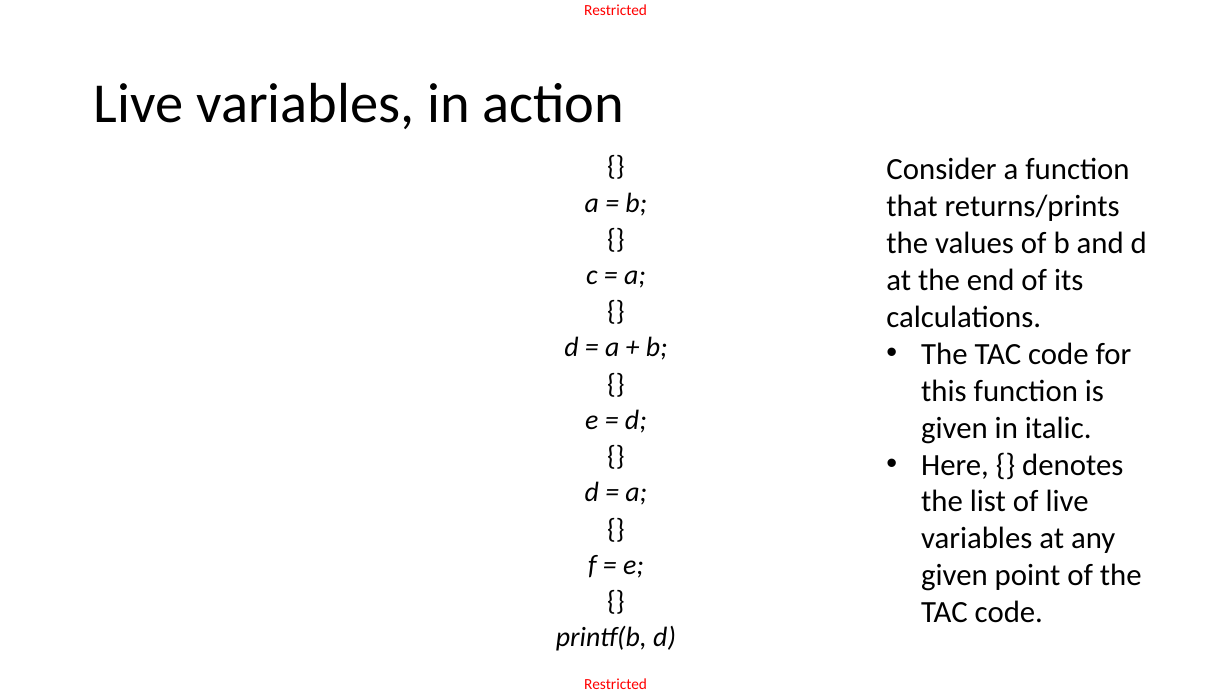
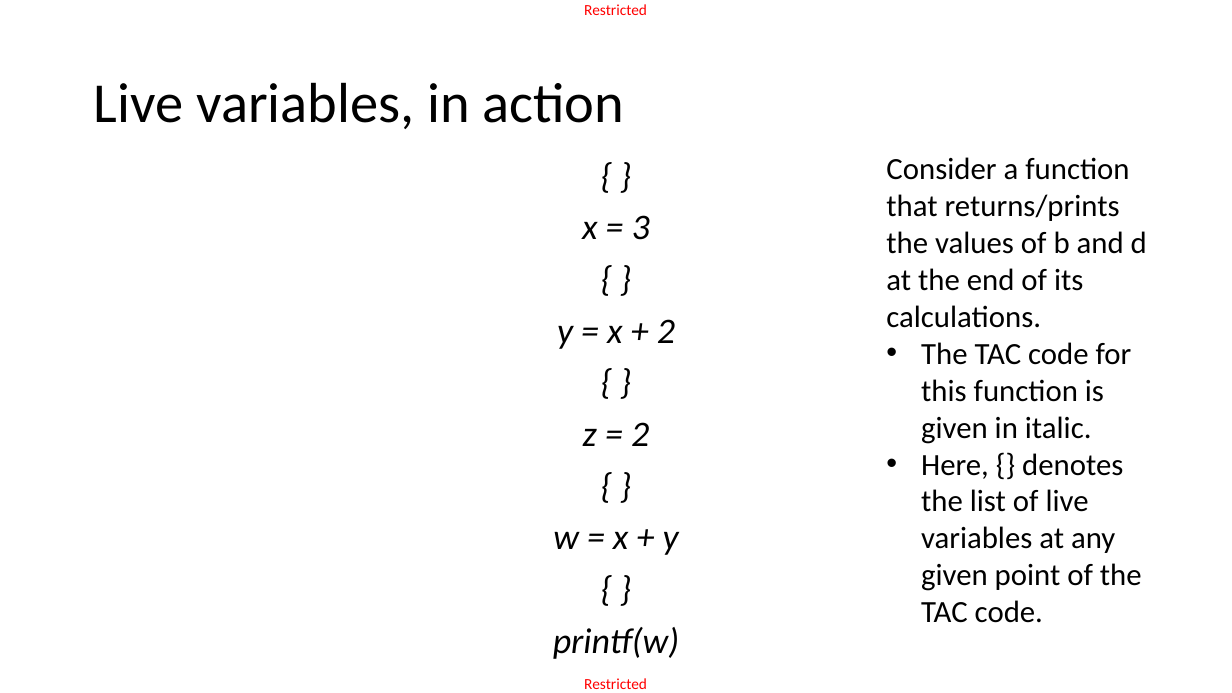
Before and after one commit to matthieudemari/SUTD_PLC_50_051, a slide deck: slide 42 of W13/W13S1/W13S1.pptx. Drawn at 1232x693 pixels with LibreOffice and Linux fonts; fonts in the diff are those of the drawing. Boxes give left, top, right and bottom in pixels: in the first picture for what was removed or moved away, otherwise in the second. Text is boxed around its words. In the diff, an @@ line names an element or a change of style, - is before the commit and + after.

```diff
--- a/W13/W13S1/W13S1.pptx
+++ b/W13/W13S1/W13S1.pptx
@@ text at (553, 215, 679, 659): text changed; size 21.7 to 28 pt @@
-{}
-a = b;
-{}
-c = a;
-{}
-d = a + b;
-{}
-e = d;
-{}
-d = a;
-{}
-f = e;
-{}
-printf(b, d)
+{ }
+x = 3
+{ }
+y = x + 2
+{ }
+z = 2
+{ }
+w = x + y
+{ }
+printf(w)
```
Also in this commit, not shown: 4 other slides changed, 9 slides removed, 1 other file.
